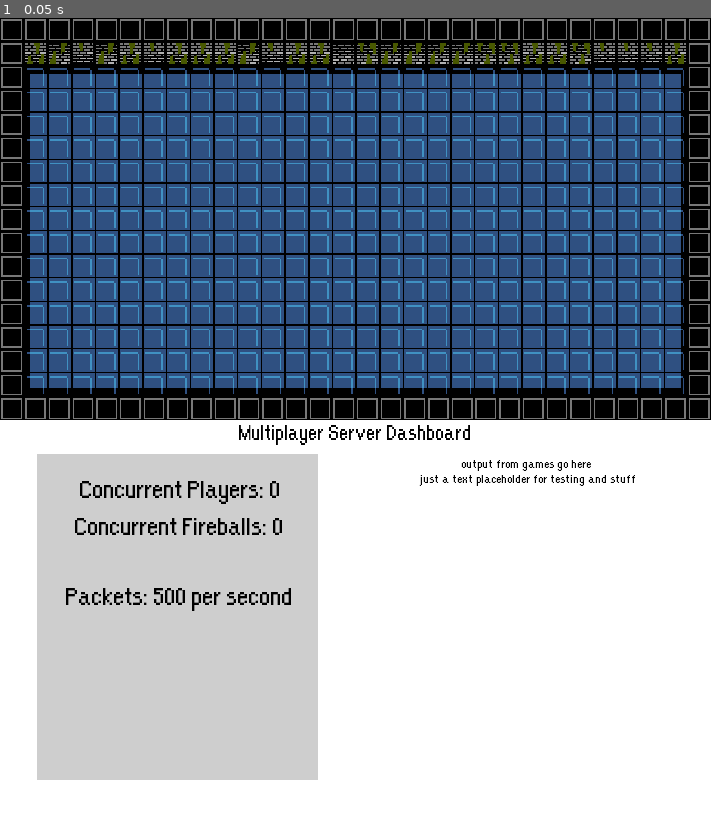
Above: before the commit, frame 1.
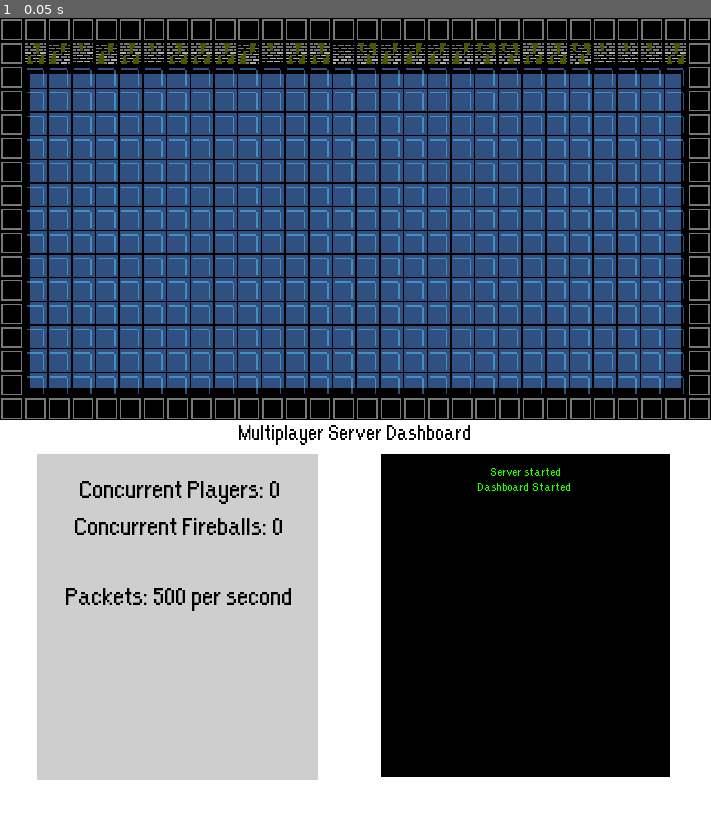
Above: after the commit, the same moment.

Repository: jonathanlin0/Theseus
Game: Godot game, scene res://Server.tscn
Same seed, same stepped clock (60 frames per second), same inputs: the game is played once before the commit and once after it.
Inputs:
- Up to frame 1 (0.05 s): no input

The runs differ from the first frame. In frame 1, 16% of the frame differs, in the area x 53-95%, y 54-95%.

Commit message:
Server Console Color

Diff:
--- a/Theseus_Multiplayer_Server/Server.gd
+++ b/Theseus_Multiplayer_Server/Server.gd
@@ -287,7 +287,7 @@
 func start_server():
 	network.create_server(port, max_players)
 	get_tree().set_network_peer(network)
-	print("Server started")
+	add_text("Server started")
 
 	network.connect("peer_connected", self, "_Peer_Connected")
 	network.connect("peer_disconnected", self, "_Peer_Disconnected")
@@ -350,7 +350,7 @@
 	var return_value = "test successful"
 
 	rpc_id(player_id, "return_test_data", return_value)
-	add_text("Sent Test Data")
+	add_text("Sent Test Data to Client")
 
 remote func fetch_ping(start_time):
 	add_packet()
--- a/Theseus_Multiplayer_Server/Server.tscn
+++ b/Theseus_Multiplayer_Server/Server.tscn
@@ -53,16 +53,25 @@
 "_edit_use_anchors_": false
 }
 
-[node name="Console" type="Label" parent="."]
+[node name="Black_Console_Background" type="ColorRect" parent="."]
 margin_left = 257.0
 margin_top = 295.0
 margin_right = 452.0
 margin_bottom = 513.0
-custom_colors/font_color = Color( 0, 0, 0, 1 )
+color = Color( 0, 0, 0, 1 )
+__meta__ = {
+"_edit_use_anchors_": false
+}
+
+[node name="Console" type="Label" parent="."]
+margin_left = 262.0
+margin_top = 300.0
+margin_right = 447.0
+margin_bottom = 508.0
+custom_colors/font_color = Color( 0.184314, 1, 0, 1 )
 custom_constants/line_spacing = -2
 custom_fonts/font = SubResource( 3 )
-text = "output from games go here
-just a text placeholder for testing and stuff"
+text = "Dashboard Started"
 align = 1
 __meta__ = {
 "_edit_use_anchors_": false
